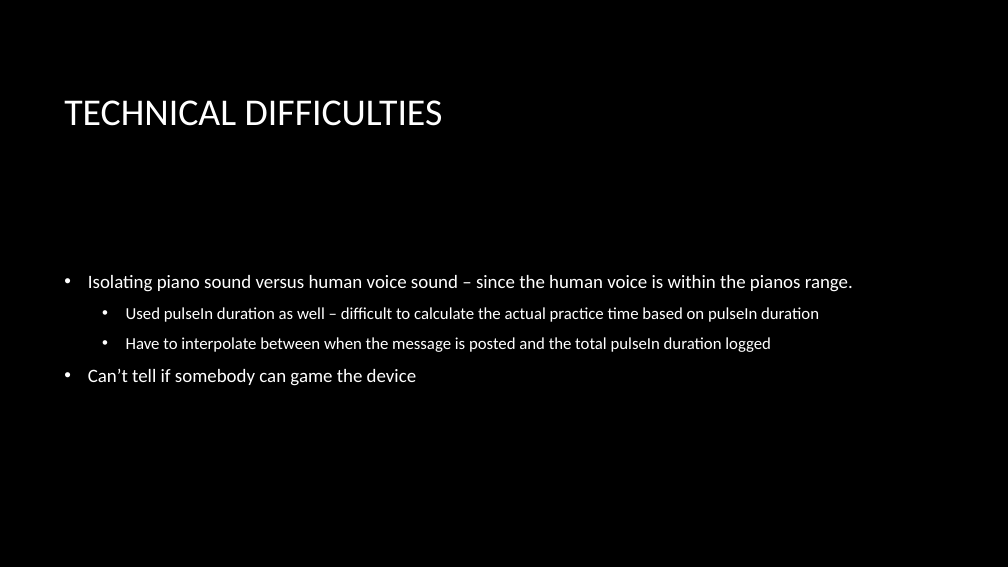
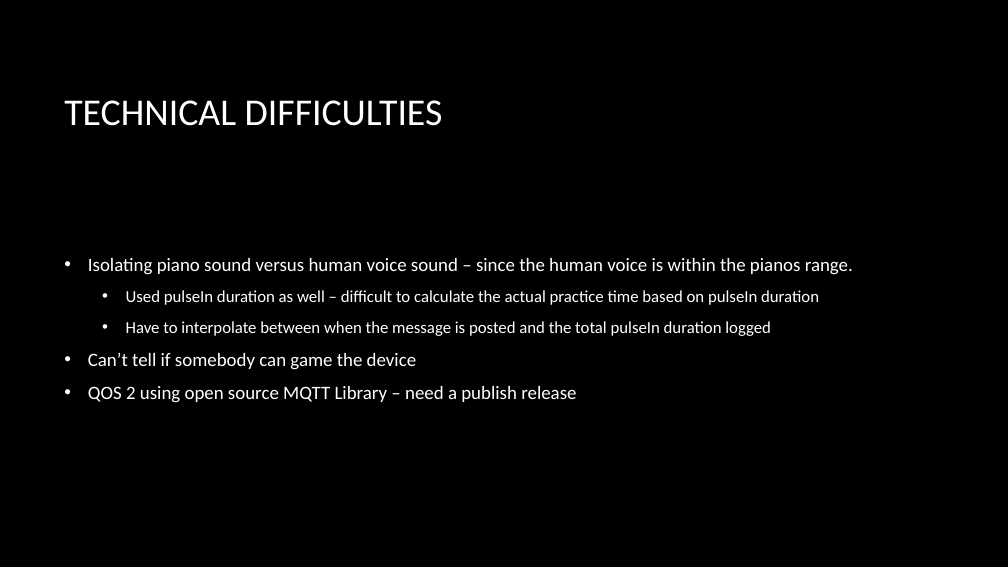
Before and after one commit to petabyte/IonT, a slide deck: slide 6 of presentation/IOT- SEIS785.pptx (slide 5 before the commit). Drawn at 1008x567 pixels with LibreOffice and Linux fonts; fonts in the diff are those of the drawing; background and template pictures are left out. Boxes give left, top, right and bottom in pixels: in the first picture for what was removed or moved away, otherwise in the second. Text is boxed around its words. In the diff, an @@ line names an element or a change of style, - is before the commit and + after.

```diff
--- a/presentation/IOT- SEIS785.pptx
+++ b/presentation/IOT- SEIS785.pptx
@@ text at (88,386,576,403): paragraph added @@
+• QOS 2 using open source MQTT Library – need a publish release
```
Also in this commit, not shown: 1 other slide changed, 1 slide added, 2 other files.
